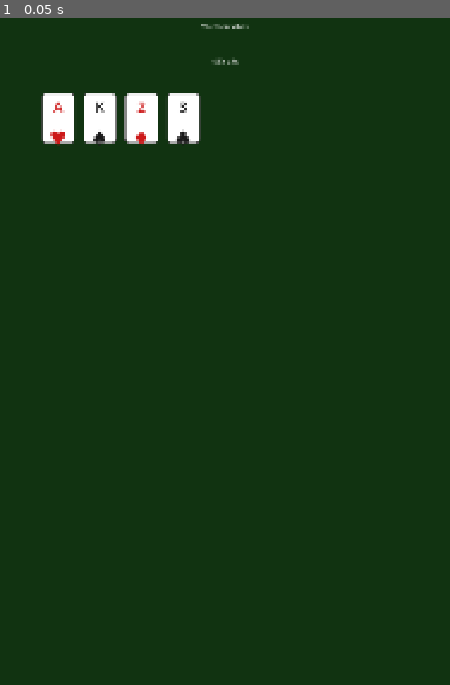
Above: before the commit, frame 1.
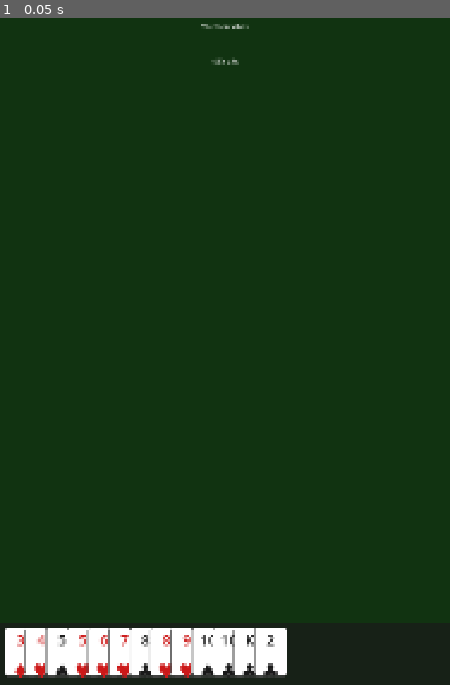
Above: after the commit, the same moment.

Repository: binhrobles/thirteen
Game: Godot game, scene res://scenes/main.tscn
The game is run twice, just before and just after one commit, with the same random seed, the same clock (stepped at 60 frames per second) and the same inputs.
Inputs:
- Up to frame 1 (0.05 s): no input

The runs differ from the first frame. In frame 1, 6.9% of the frame differs, in the area x 1-64%, y 11-99%.

Commit message:
Implement player hand UI with horizontal scrolling
Created PlayerHand scene and script with:
- Horizontal scrolling for 13 cards at bottom of viewport
- Card overlap (30px) for compact display
- Semi-transparent dark background for visual separation
- Automatic card sprite instantiation from dealt cards
- Selection tracking and management
- Card removal support (for playing cards)
- One-hand mobile-friendly positioning

Files added:
- scenes/player_hand.tscn: PlayerHand Control scene
- scripts/player_hand.gd: PlayerHand class with set_cards(), get_selected_cards(), clear_selection(), remove_cards()

Files modified:
- scripts/main.gd: Updated test to use PlayerHand with dealt cards instead of individual card sprites

Features:
- Cards positioned with negative spacing for overlap effect
- ScrollContainer with auto horizontal scroll, disabled vertical
- HBoxContainer for card layout
- Anchored to bottom of screen with proper growth direction
- 10px padding around scroll area

Co-Authored-By: Claude Sonnet 4.5 <noreply@anthropic.com>

Diff:
--- /dev/null
+++ b/scenes/player_hand.tscn
@@ -0,0 +1,8 @@
+[gd_scene load_steps=2 format=3]
+
+[ext_resource type="Script" path="res://scripts/player_hand.gd" id="1"]
+
+[node name="root" type="Control" unique_id=1952416274]
+script = ExtResource("1")
+layout_mode = 3
+anchors_preset = 0
--- a/scripts/main.gd
+++ b/scripts/main.gd
@@ -1,24 +1,15 @@
 extends Control
 
-const CardSpriteScene := preload("res://scenes/card_sprite.tscn")
+const PlayerHandScene := preload("res://scenes/player_hand.tscn")
 
 
 func _ready() -> void:
-	_test_card_sprites()
+	_test_player_hand()
 
 
-func _test_card_sprites() -> void:
-	"""Create a few test cards to verify the card sprite works"""
-	var test_cards := [
-		Card.new(Card.Rank.ACE, Card.Suit.HEARTS),
-		Card.new(Card.Rank.KING, Card.Suit.SPADES),
-		Card.new(Card.Rank.TWO, Card.Suit.DIAMONDS),
-		Card.new(Card.Rank.THREE, Card.Suit.CLUBS),
-	]
-
-	var x_offset := 100.0
-	for i in test_cards.size():
-		var card_sprite = CardSpriteScene.instantiate()
-		add_child(card_sprite)
-		card_sprite.setup(test_cards[i])
-		card_sprite.position = Vector2(x_offset + i * 100, 500)
+func _test_player_hand() -> void:
+	"""Create a player hand with dealt cards"""
+	var hands := Deck.deal(4)
+	var player_hand_node = PlayerHandScene.instantiate()
+	add_child(player_hand_node)
+	player_hand_node.set_cards(hands[0])  # Player 0's hand
--- /dev/null
+++ b/scripts/player_hand.gd
@@ -0,0 +1,105 @@
+class_name PlayerHand
+extends Control
+
+## Displays player's hand of cards at bottom of screen with horizontal scrolling
+
+@onready var scroll_container: ScrollContainer
+@onready var card_container: HBoxContainer
+
+const CardSpriteScene := preload("res://scenes/card_sprite.tscn")
+
+var cards: Array[Card] = []
+var card_sprites: Array = []
+
+## Card overlap amount (cards will overlap by this many pixels)
+const CARD_OVERLAP := 30
+const CARD_SPACING := -30  # Negative spacing creates overlap
+
+
+func _ready() -> void:
+	_setup_ui()
+
+
+func _setup_ui() -> void:
+	"""Create the scroll container and card container"""
+	# Position at bottom of screen
+	anchor_top = 1.0
+	anchor_bottom = 1.0
+	anchor_left = 0.0
+	anchor_right = 1.0
+	offset_top = -150  # Card height + padding
+	offset_bottom = 0
+	grow_vertical = Control.GROW_DIRECTION_BEGIN
+
+	# Add semi-transparent background
+	var background := ColorRect.new()
+	background.color = Color(0.1, 0.1, 0.1, 0.7)  # Dark semi-transparent
+	background.anchor_right = 1.0
+	background.anchor_bottom = 1.0
+	add_child(background)
+
+	# Create scroll container with padding
+	scroll_container = ScrollContainer.new()
+	scroll_container.anchor_right = 1.0
+	scroll_container.anchor_bottom = 1.0
+	scroll_container.offset_left = 10
+	scroll_container.offset_right = -10
+	scroll_container.offset_top = 10
+	scroll_container.offset_bottom = -10
+	scroll_container.horizontal_scroll_mode = ScrollContainer.SCROLL_MODE_AUTO
+	scroll_container.vertical_scroll_mode = ScrollContainer.SCROLL_MODE_DISABLED
+	add_child(scroll_container)
+
+	# Create card container with overlap
+	card_container = HBoxContainer.new()
+	card_container.add_theme_constant_override("separation", CARD_SPACING)
+	scroll_container.add_child(card_container)
+
+
+func set_cards(p_cards: Array[Card]) -> void:
+	"""Set the cards to display in the hand"""
+	cards = p_cards
+	_clear_cards()
+	_create_card_sprites()
+
+
+func _clear_cards() -> void:
+	"""Remove all card sprites"""
+	for sprite in card_sprites:
+		sprite.queue_free()
+	card_sprites.clear()
+
+
+func _create_card_sprites() -> void:
+	"""Create sprite for each card"""
+	for card in cards:
+		var card_sprite = CardSpriteScene.instantiate()
+		card_container.add_child(card_sprite)
+		card_sprite.setup(card)
+		card_sprites.append(card_sprite)
+
+
+func get_selected_cards() -> Array[Card]:
+	"""Return array of currently selected cards"""
+	var selected: Array[Card] = []
+	for i in card_sprites.size():
+		if card_sprites[i].is_selected:
+			selected.append(cards[i])
+	return selected
+
+
+func clear_selection() -> void:
+	"""Deselect all cards"""
+	for sprite in card_sprites:
+		if sprite.is_selected:
+			sprite.set_selected(false)
+
+
+func remove_cards(cards_to_remove: Array[Card]) -> void:
+	"""Remove specified cards from the hand (after playing)"""
+	for card in cards_to_remove:
+		var idx := cards.find(card)
+		if idx >= 0:
+			cards.remove_at(idx)
+			card_sprites[idx].queue_free()
+			card_sprites.remove_at(idx)
Not shown, changed: .beads/issues.jsonl
